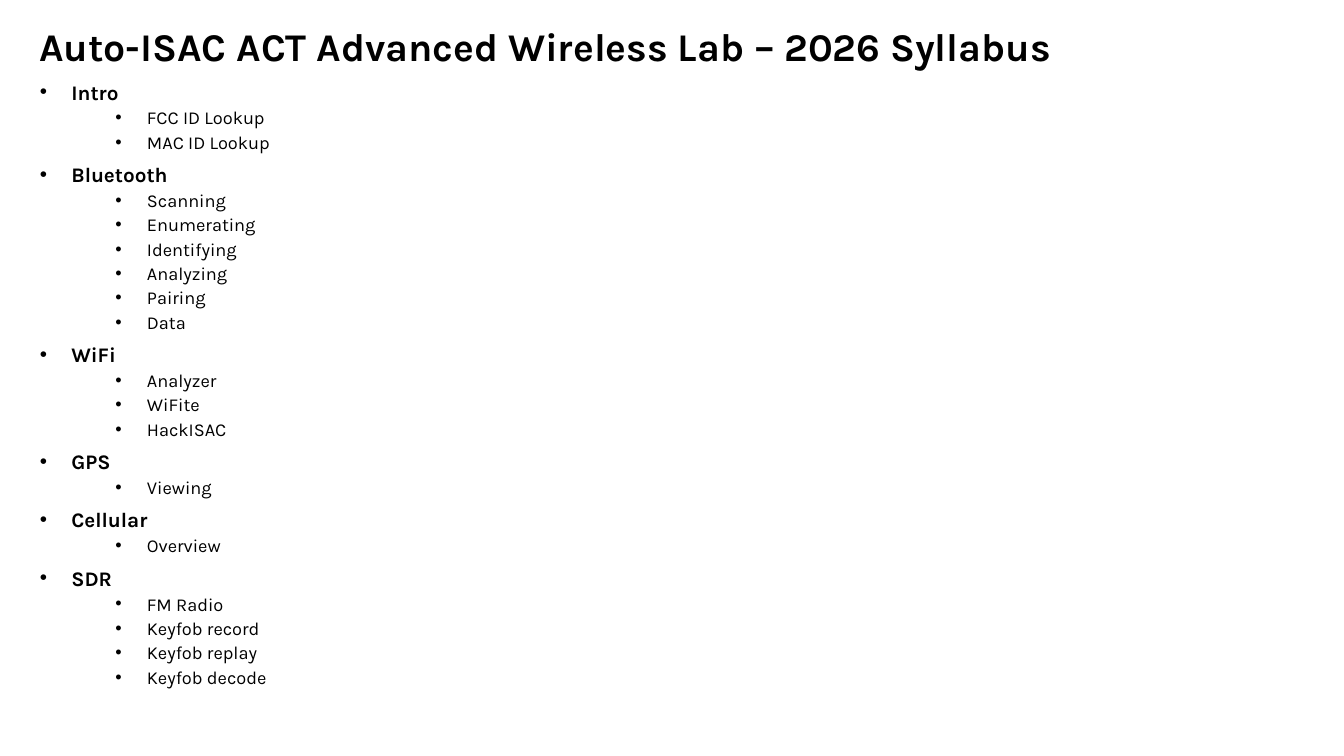
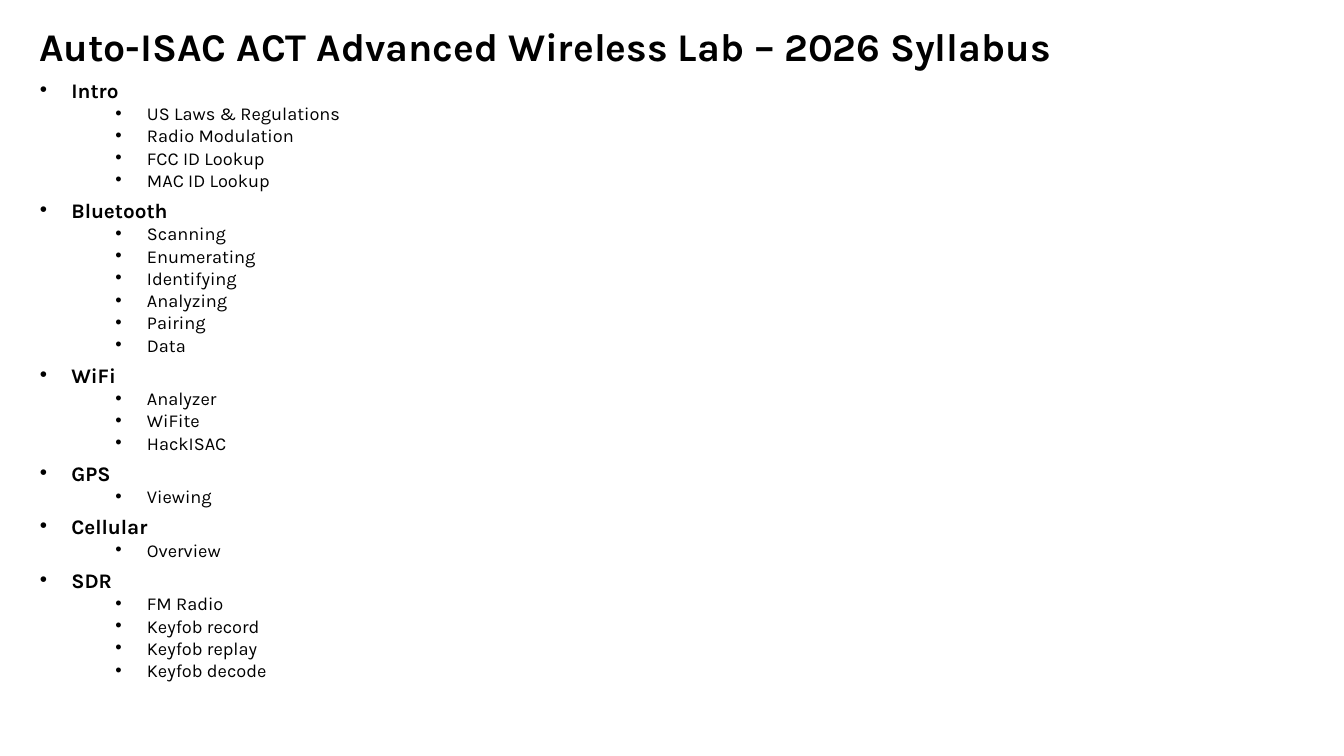
Before and after one commit to nprobert/AutoISAC-ACT-AdvWireless, a slide deck: slide 2 of 1 ACT AW - Intro.pptx (slide 8 before the commit). Drawn at 1344x756 pixels with LibreOffice and Linux fonts; fonts in the diff are those of the drawing. Boxes give left, top, right and bottom in pixels: in the first picture for what was removed or moved away, otherwise in the second. Text is boxed around its words. In the diff, an @@ line names an element or a change of style, - is before the commit and + after.

```diff
--- a/1 ACT AW - Intro.pptx
+++ b/1 ACT AW - Intro.pptx
@@ text at (71,84,270,682): line spacing 0.8 to 0.7 @@
@@ text at (147,107,339,143): paragraphs added @@
+  • US Laws & Regulations
+  • Radio Modulation
```
Also in this commit, not shown: 2 other slides changed, 2 other files.
